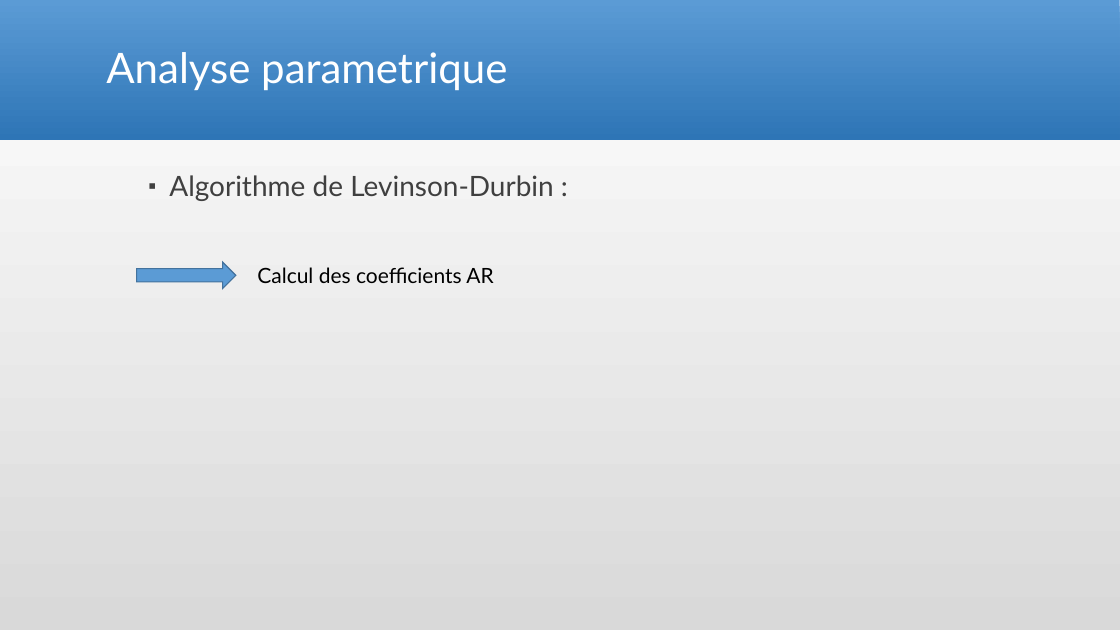
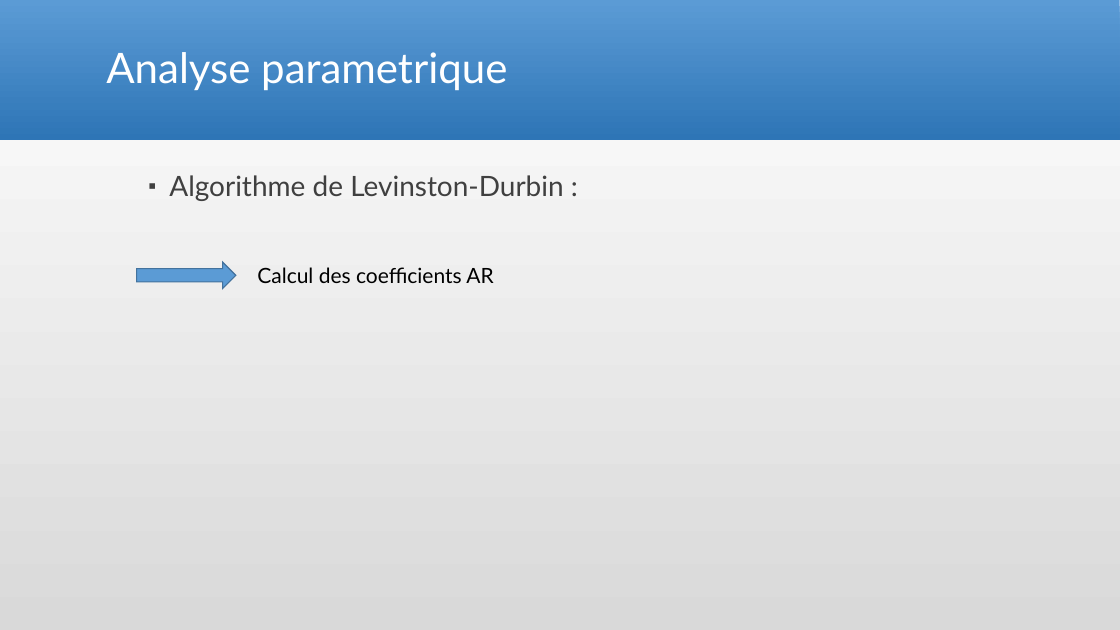
Before and after one commit to Arcyno/analyse_spectrale, a slide deck: slide 3 of Analyse spectrale.pptx. Drawn at 1120x630 pixels with LibreOffice and Linux fonts; fonts in the diff are those of the drawing. Boxes give left, top, right and bottom in pixels: in the first picture for what was removed or moved away, otherwise in the second. Text is boxed around its words. In the diff, an @@ line names an element or a change of style, - is before the commit and + after.

```diff
--- a/Analyse spectrale.pptx
+++ b/Analyse spectrale.pptx
@@ text at bbox=[169, 175, 563, 201]: text changed @@
-▪ Algorithme de Levinson-Durbin :
+▪ Algorithme de Levinston-Durbin :
```
Also in this commit, not shown: 2 other slides changed.
